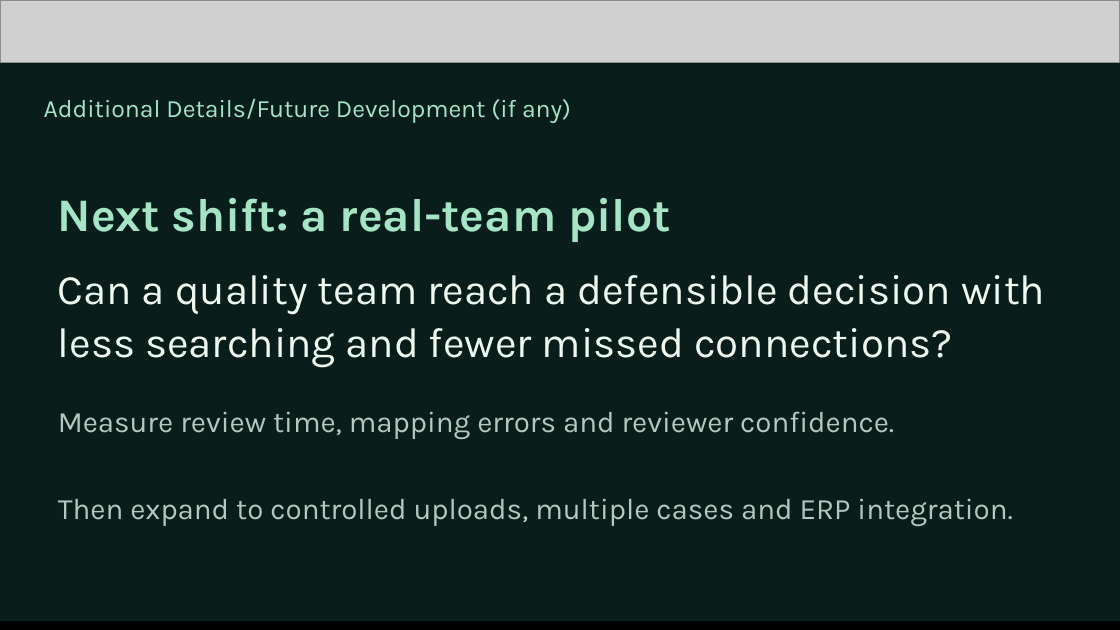
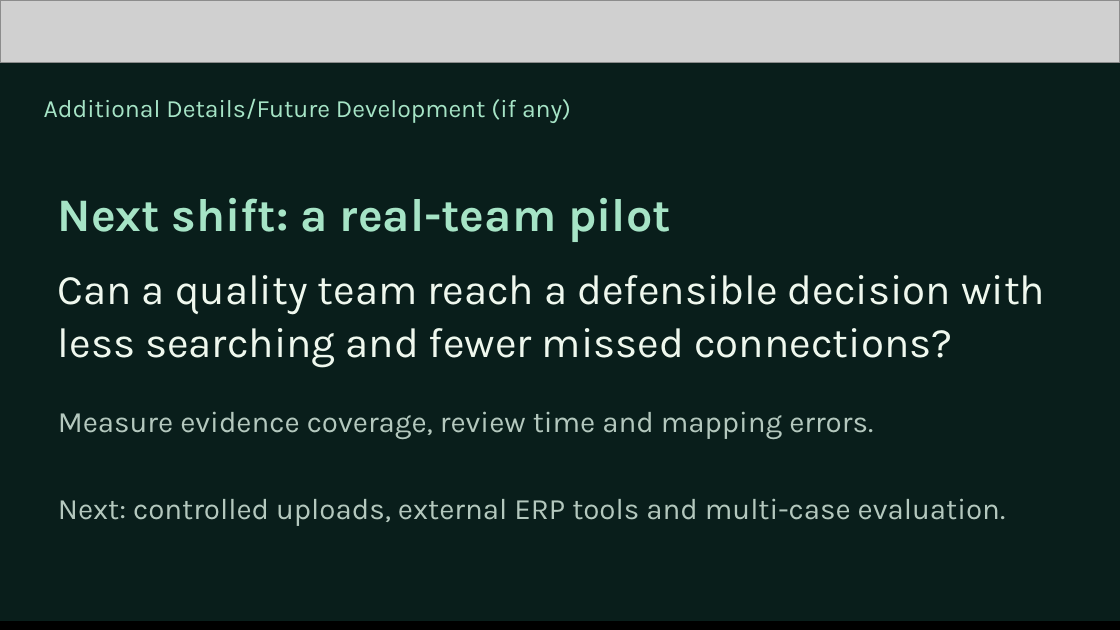
Before and after one commit to mk-tdev/BatchLens, a slide deck: slide 12 of docs/submission/BatchLens-Pitch-Review.pptx. Drawn at 1120x630 pixels with LibreOffice and Linux fonts; fonts in the diff are those of the drawing; grey boxes stand for pictures. Boxes give left, top, right and bottom in pixels: in the first picture for what was removed or moved away, otherwise in the second. Text is boxed around its words. In the diff, an @@ line names an element or a change of style, - is before the commit and + after.

```diff
--- a/docs/submission/BatchLens-Pitch-Review.pptx
+++ b/docs/submission/BatchLens-Pitch-Review.pptx
@@ text at <box>58,411,1006,526</box>: text changed @@
-Measure review time, mapping errors and reviewer confidence.
-Then expand to controlled uploads, multiple cases and ERP integration.
+Measure evidence coverage, review time and mapping errors.
+Next: controlled uploads, external ERP tools and multi-case evaluation.
```
Also in this commit, not shown: 8 other slides changed, 1 slide added, 1 slide removed, 3 other files.
